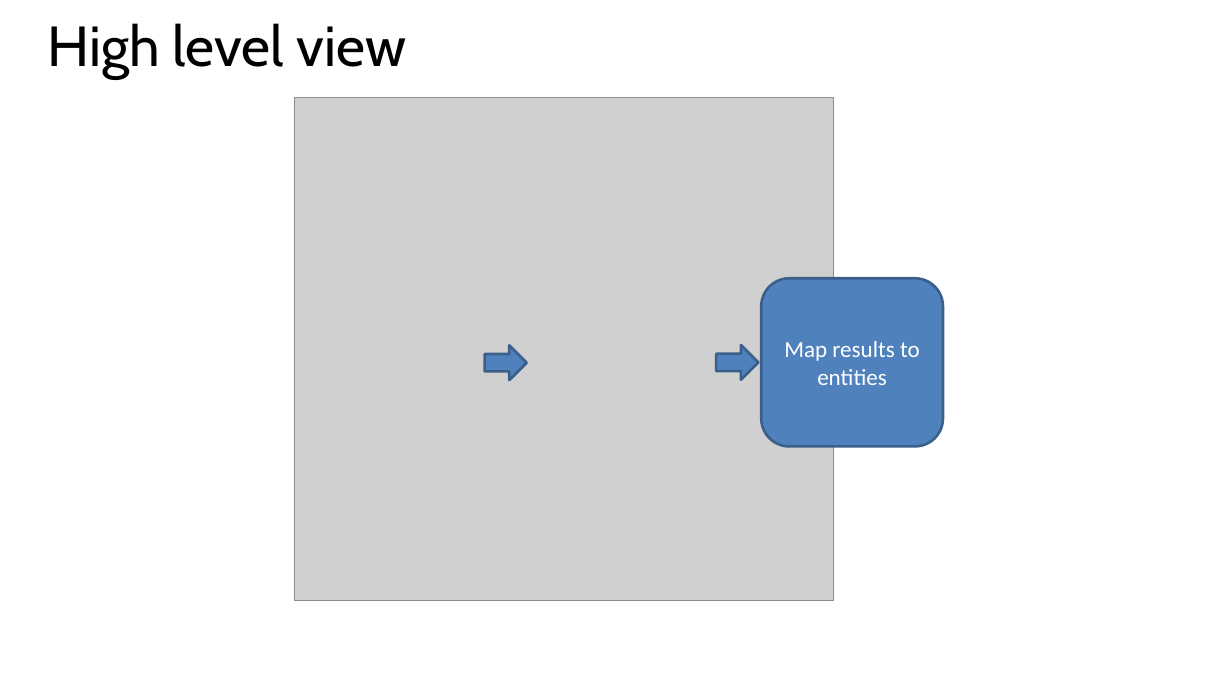
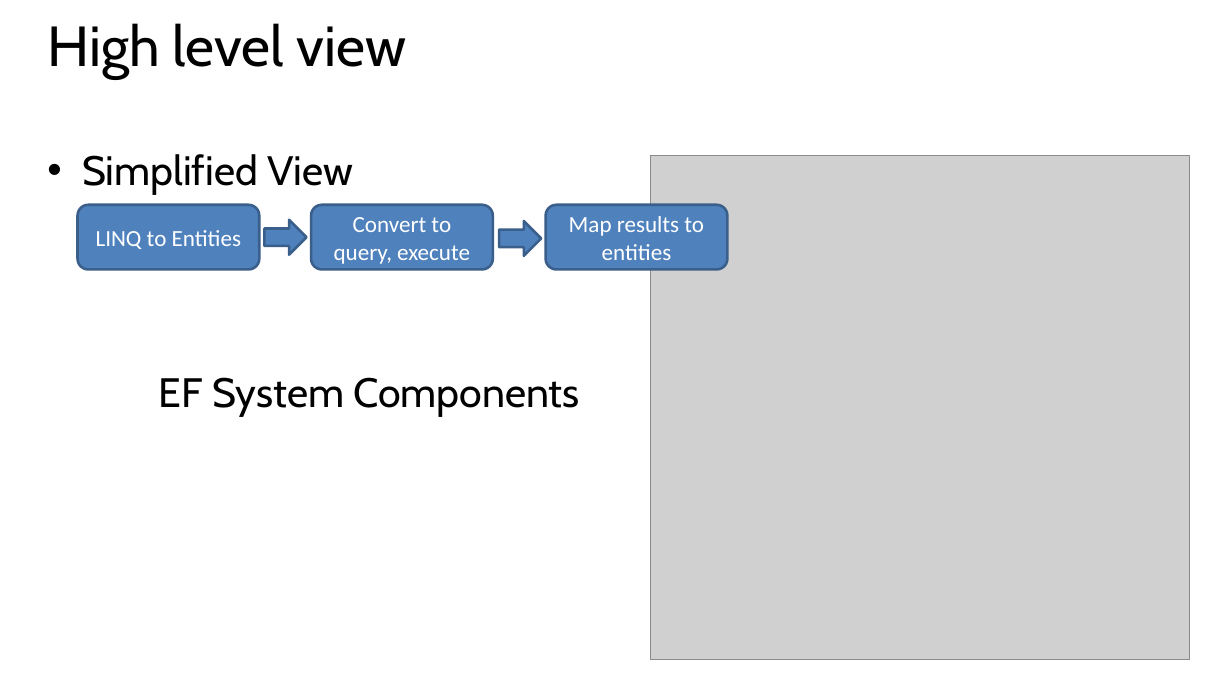
Before and after one commit to xuemiantao/EntityFramework, a slide deck: slide 10 of Slides/01 - Introduction to Entity Framework.pptx. Drawn at 1232x693 pixels with LibreOffice and Linux fonts; fonts in the diff are those of the drawing; grey boxes stand for pictures. Boxes give left, top, right and bottom in pixels: in the first picture for what was removed or moved away, otherwise in the second. Text is boxed around its words. In the diff, an @@ line names an element or a change of style, - is before the commit and + after.

```diff
--- a/Slides/01 - Introduction to Entity Framework.pptx
+++ b/Slides/01 - Introduction to Entity Framework.pptx
@@ text added at (82, 154, 353, 195), 32 pt, text #000000 @@
+• Simplified View
@@ picture: place and size @@
-picture at (295, 97, 834, 601)
+picture at (651, 156, 1189, 660)
@@ rounded rectangle added at (78, 205, 260, 270), fill #4F81BD, outline #3A5F8C 2 pt, 18 pt, text #FFFFFF @@
+LINQ to Entities
@@ rounded rectangle added at (311, 205, 494, 270), fill #4F81BD, outline #3A5F8C 2 pt, 18 pt, text #FFFFFF @@
+Convert to query, execute
@@ rounded rectangle "Map results to entities": place and size @@
-rounded rectangle "Map results to entities" at (762, 278, 944, 446)
+rounded rectangle "Map results to entities" at (546, 205, 728, 270)
@@ right arrow: place and size @@
-right arrow at (484, 346, 527, 381)
+right arrow at (264, 220, 307, 255)
@@ right arrow: place and size @@
-right arrow at (716, 345, 759, 380)
+right arrow at (499, 221, 542, 256)
@@ text added at (159, 377, 579, 417), 32 pt, text #000000 @@
+EF System Components
```
Also in this commit, not shown: 3 other slides changed, 1 other file.
